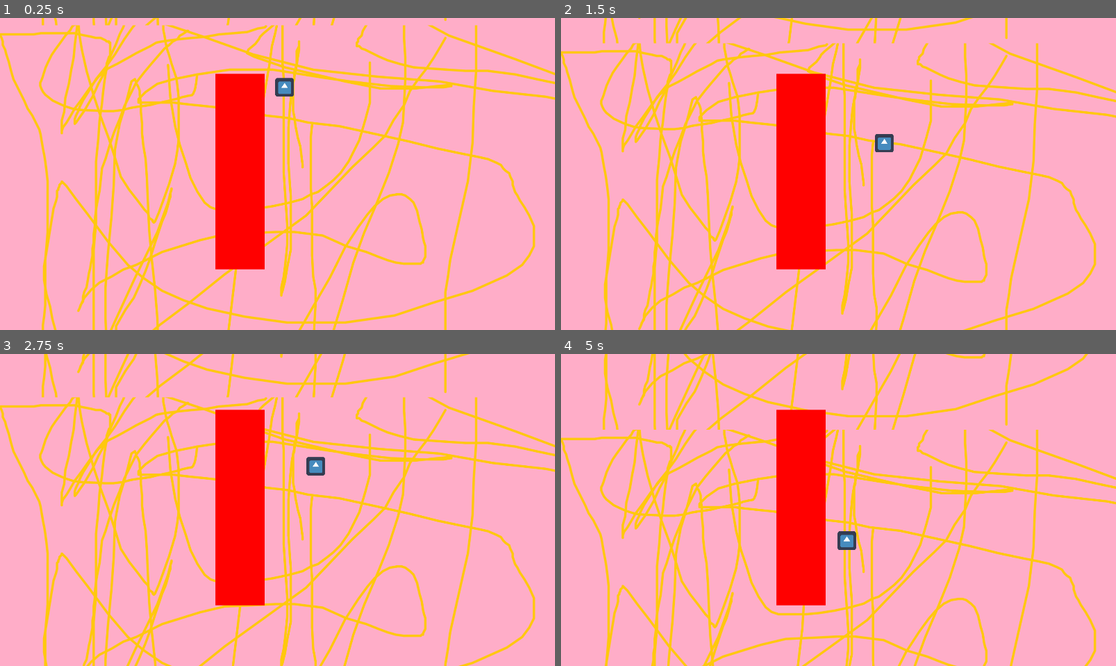
Above: before the commit, frames 1-4 (two rows, left to right).
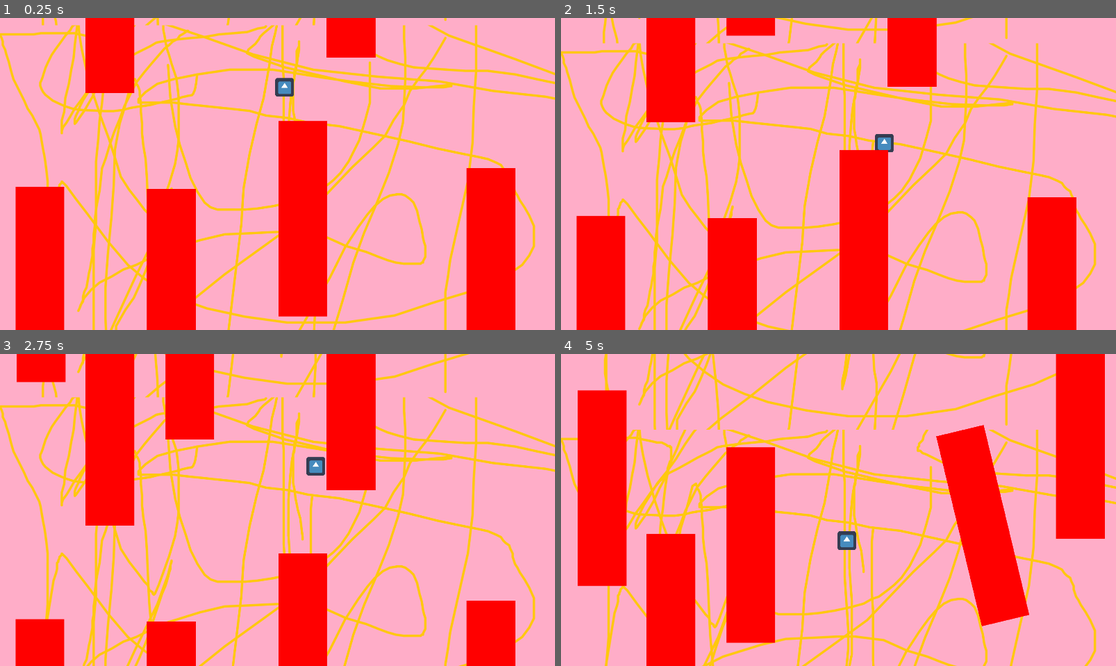
Above: after the commit, the same moments.

Repository: Castlemark/Not_Only_Games_Jam
Game: Godot game, scene res://Assets/Resources/Main.tscn
Same seed, same stepped clock (60 frames per second), same inputs: the game is played once before the commit and once after it. The project has no main scene, so this scene is started directly. The engine's default icon, where the game draws it, is replaced by a stand-in: a white triangle on a blue panel in a dark square.
Inputs (mouse positions are in pixels of both pictures, inside the frame that each line leads up to):
- Up to frame 1 (0.25 s): no input
- Up to frame 2 (1.5 s): move the mouse to (960, 158) at 0.52 s; press the mouse at (960, 158) at 0.53 s; move the mouse to (727, 189) at 1.27 s; release the mouse at (727, 189) at 1.28 s; click (727, 189) at 1.35 s
- Up to frame 3 (2.75 s): move the mouse to (333, 441) at 2.02 s; press the mouse at (333, 441) at 2.03 s
- Up to frame 4 (5 s): move the mouse to (810, 572) at 2.77 s; release the mouse at (810, 572) at 2.78 s; click (810, 572) at 2.85 s; move the mouse to (1005, 556) at 3.52 s; press the mouse at (1005, 556) at 3.53 s; move the mouse to (672, 463) at 4.27 s; release the mouse at (672, 463) at 4.28 s; click (672, 463) at 4.35 s

The runs differ from the first frame. In frame 1, 27% of the frame differs, in the area x 2-93%, y 0-100%; in frame 2, 26%; in frame 3, 25%; in frame 4, 31%, in the area x 3-98%, y 0-100%.

Commit message:
Collision I3

Diff:
--- a/Not Only Games Jam 2018/Assets/Resources/Main.tscn
+++ b/Not Only Games Jam 2018/Assets/Resources/Main.tscn
@@ -15,4 +15,37 @@
 
 [node name="I3" parent="." index="2" instance=ExtResource( 4 )]
 
-position = Vector2( 830.049, 531.605 )
+editor/display_folded = true
+position = Vector2( 379.847, -81.5281 )
+
+[node name="I3" parent="I3" index="1" instance=ExtResource( 4 )]
+
+position = Vector2( 834.299, -122.739 )
+
+[node name="I4" parent="I3" index="2" instance=ExtResource( 4 )]
+
+position = Vector2( 212.591, 1009.2 )
+
+[node name="I5" parent="I3" index="3" instance=ExtResource( 4 )]
+
+position = Vector2( 667.081, 773.379 )
+
+[node name="I6" parent="I3" index="4" instance=ExtResource( 4 )]
+
+position = Vector2( 1318.8, 936.309 )
+
+[node name="I7" parent="I3" index="5" instance=ExtResource( 4 )]
+
+position = Vector2( -237.612, -495.764 )
+
+[node name="I8" parent="I3" index="6" instance=ExtResource( 4 )]
+
+position = Vector2( 276.906, -298.532 )
+
+[node name="I9" parent="I3" index="7" instance=ExtResource( 4 )]
+
+position = Vector2( 1417.42, -658.694 )
+
+[node name="I10" parent="I3" index="8" instance=ExtResource( 4 )]
+
+position = Vector2( -241.899, 1000.62 )
--- a/Not Only Games Jam 2018/Assets/Resources/Obstacles/I3.tscn
+++ b/Not Only Games Jam 2018/Assets/Resources/Obstacles/I3.tscn
@@ -9,12 +9,7 @@
 
 [node name="I3" type="Node2D"]
 
-[node name="I3" type="Sprite" parent="." index="0"]
-
-texture = ExtResource( 1 )
-_sections_unfolded = [ "Transform" ]
-
-[node name="RigidBody2D" type="RigidBody2D" parent="I3" index="0"]
+[node name="RigidBody2D" type="RigidBody2D" parent="." index="0"]
 
 input_pickable = false
 collision_layer = 1
@@ -35,7 +30,12 @@
 angular_velocity = 0.0
 angular_damp = -1.0
 
-[node name="CollisionShape2D" type="CollisionShape2D" parent="I3/RigidBody2D" index="0"]
+[node name="I3" type="Sprite" parent="RigidBody2D" index="0"]
+
+texture = ExtResource( 1 )
+_sections_unfolded = [ "Transform" ]
+
+[node name="CollisionShape2D" type="CollisionShape2D" parent="RigidBody2D" index="1"]
 
 position = Vector2( -0.95195, 0 )
 shape = SubResource( 1 )
--- a/Not Only Games Jam 2018/Assets/Resources/Player.tscn
+++ b/Not Only Games Jam 2018/Assets/Resources/Player.tscn
@@ -23,11 +23,11 @@
 script = ExtResource( 1 )
 _sections_unfolded = [ "Collision", "Pickable", "collision" ]
 
-[node name="CollisionShape2D" type="CollisionShape2D" parent="KinematicBody2D" index="0"]
-
-shape = SubResource( 1 )
-
-[node name="icon" type="Sprite" parent="KinematicBody2D" index="1"]
+[node name="icon" type="Sprite" parent="KinematicBody2D" index="0"]
 
 texture = ExtResource( 2 )
 script = ExtResource( 3 )
+
+[node name="CollisionShape2D" type="CollisionShape2D" parent="KinematicBody2D" index="1"]
+
+shape = SubResource( 1 )
